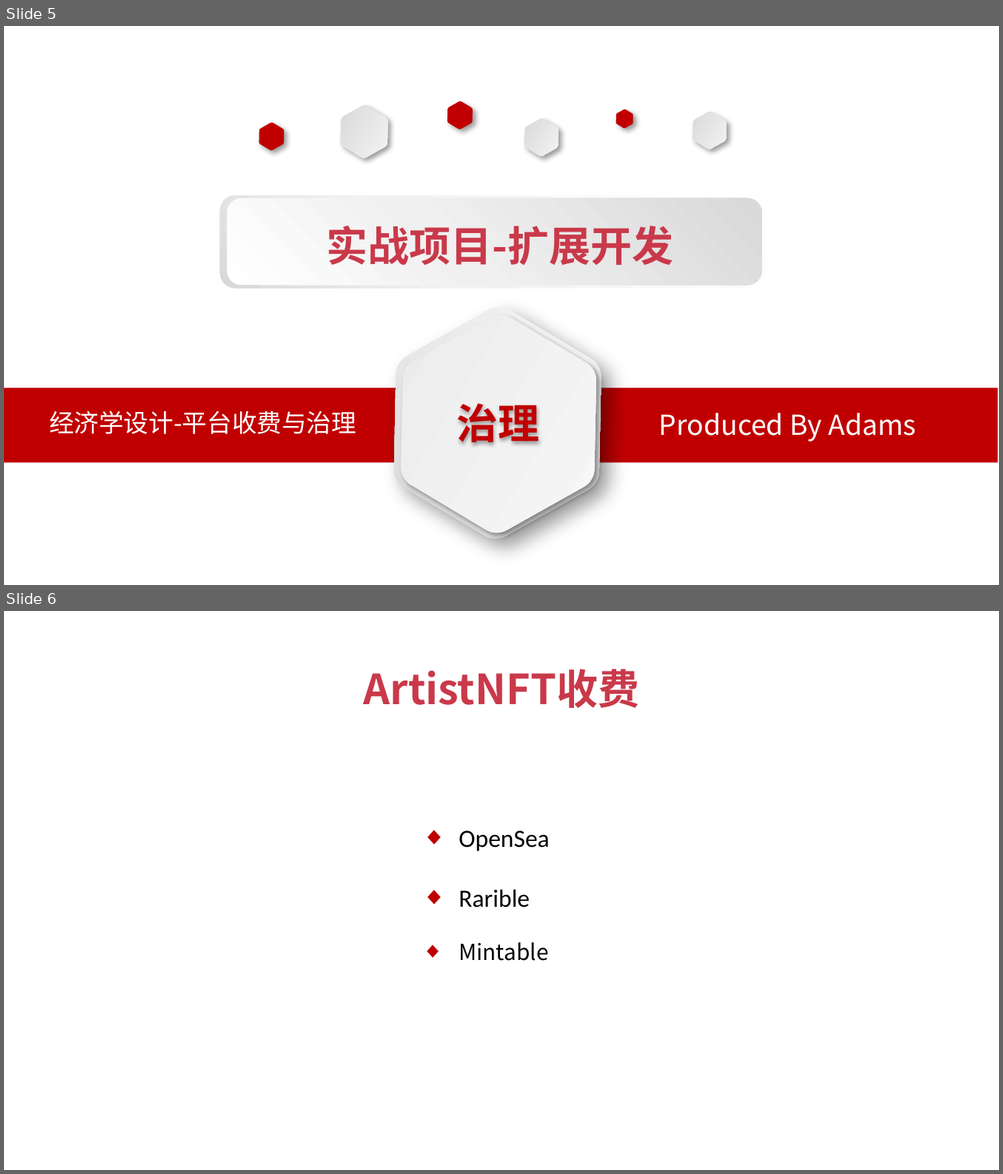
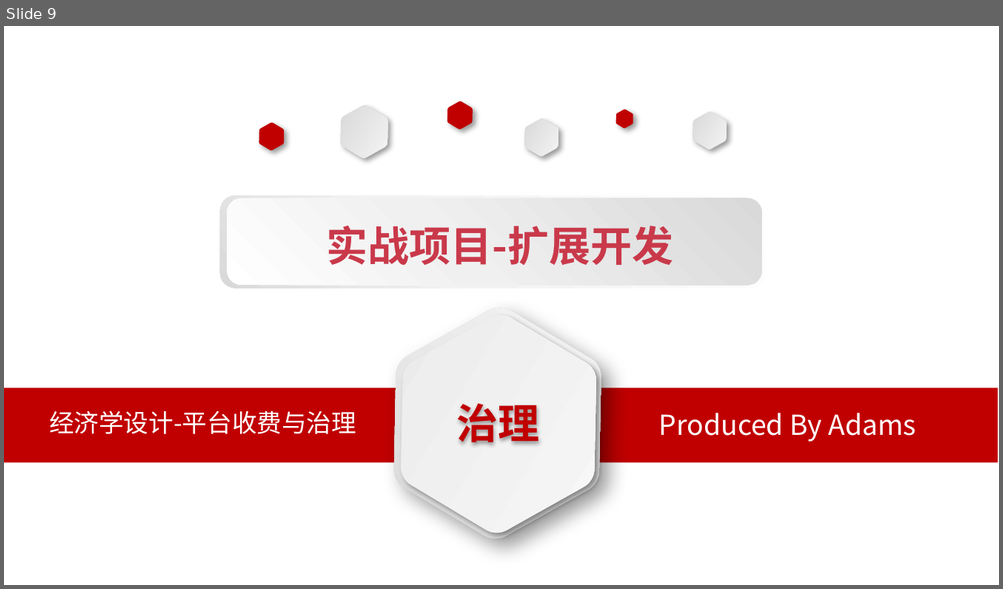
Before and after one commit to baiyuqi/course-solidity-teacher, a slide deck: document/ppt/ch9-扩展开发/2-经济学设计-Loyalty支持.pptx. Shown one above the other, each under a label of ours: slides 5 and 6 before the commit, slide 9 after it. The pictures are 1003x1174 and 1003x589 pixels, drawn with LibreOffice and Linux fonts; fonts in the diff are those of the drawing. Boxes give left, top, right and bottom in pixels: in the first picture for what was removed or moved away, otherwise in the second. Text is boxed around its words. In the diff, an @@ line names an element or a change of style, - is before the commit and + after.

```diff
--- a/document/ppt/ch9-扩展开发/2-经济学设计-Loyalty支持.pptx
+++ b/document/ppt/ch9-扩展开发/2-经济学设计-Loyalty支持.pptx
@@ slide 6 removed at bbox=[4, 611, 999, 1170], background #FFFFFF @@
@@ text removed at bbox=[364, 669, 640, 708] @@
-ArtistNFT收费
@@ text removed at bbox=[458, 831, 549, 961] @@
-◆ OpenSea
-◆ Rarible
-◆ Mintable
@@ what was slide 5 is now slide 9 @@
```
Also in this commit, not shown: 3 slides changed, 8 slides added, 3 other slides removed, 54 other files.
